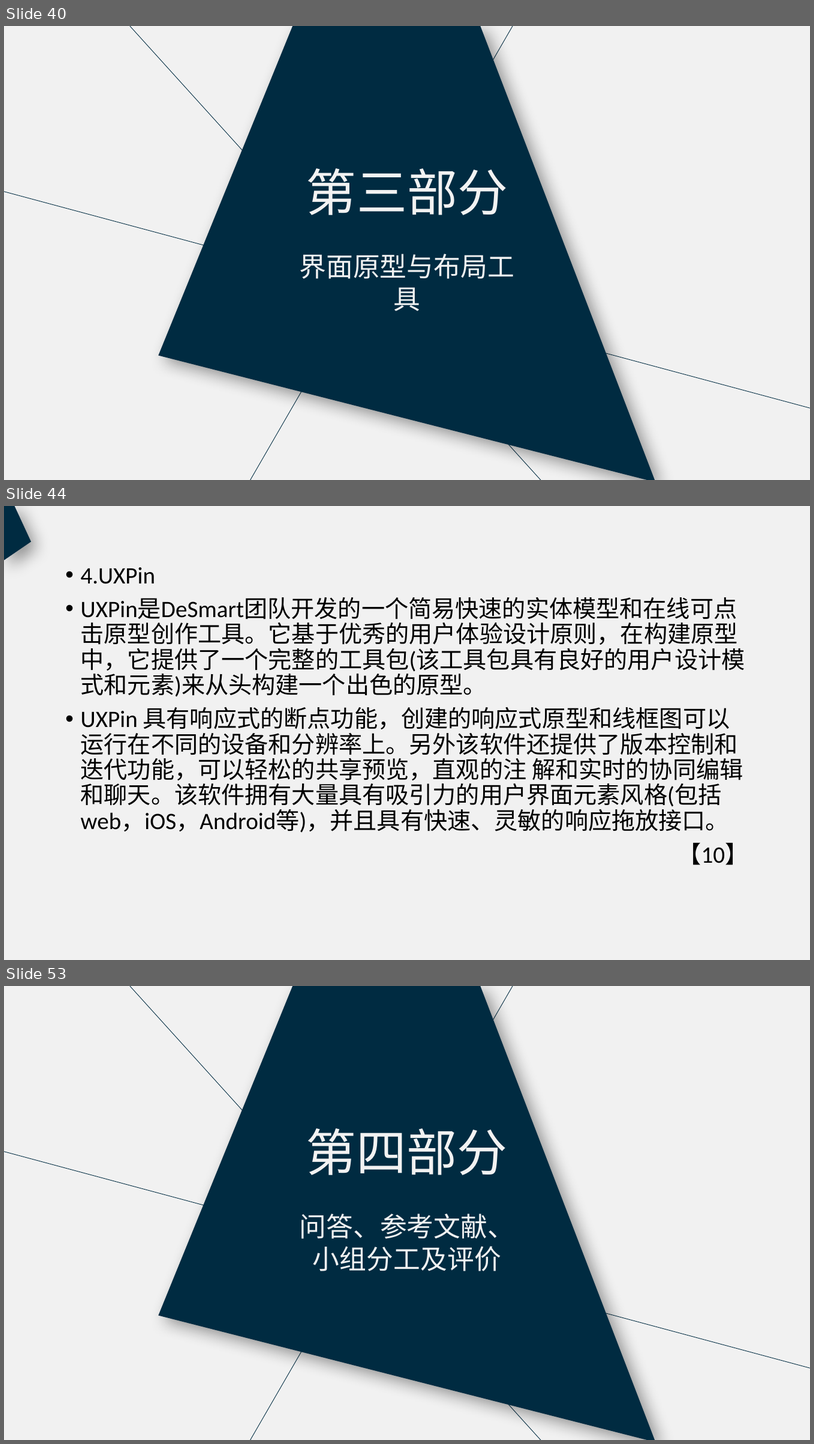
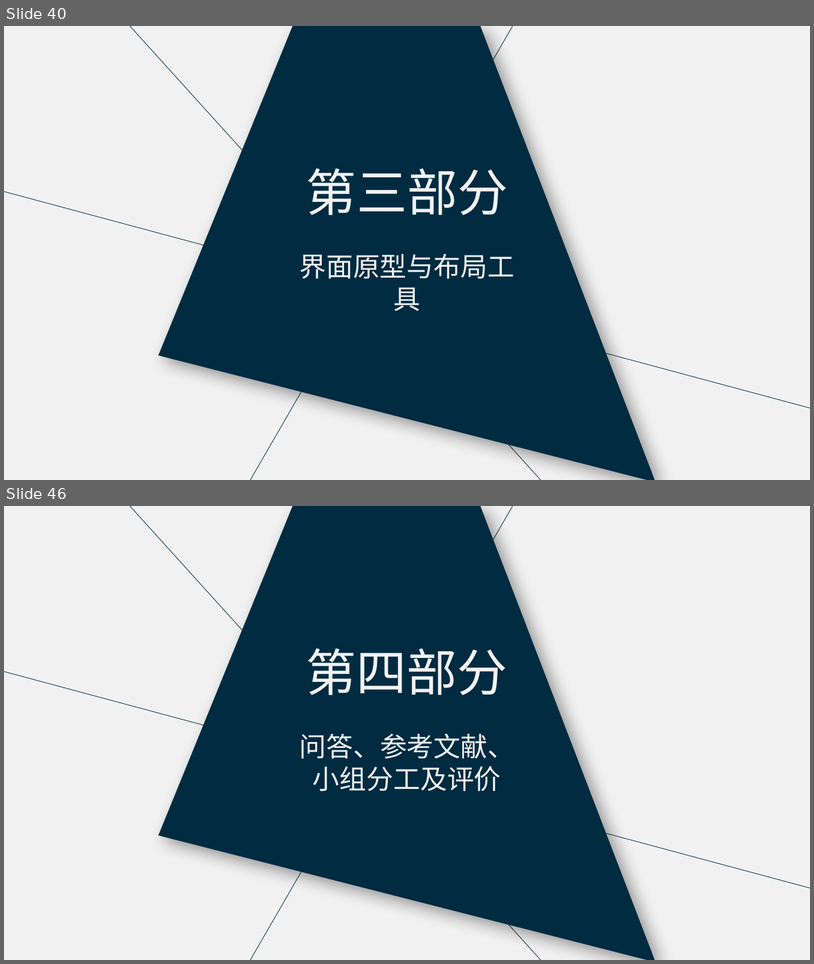
Before and after one commit to PRD2018-G18/PRD2018, a slide deck: 非受控文档/过程文档/UML基础2/UML基础2.pptx. Shown one above the other, each under a label of ours: slides 40, 44 and 53 before the commit, slides 40 and 46 after it; the slides between them are not shown. The pictures are 814x1444 and 814x964 pixels, drawn with LibreOffice and Linux fonts; fonts in the diff are those of the drawing. Boxes give left, top, right and bottom in pixels: in the first picture for what was removed or moved away, otherwise in the second. Text is boxed around its words. In the diff, an @@ line names an element or a change of style, - is before the commit and + after.

```diff
--- a/非受控文档/过程文档/UML基础2/UML基础2.pptx
+++ b/非受控文档/过程文档/UML基础2/UML基础2.pptx
@@ slide 44 removed at box(4, 506, 810, 960), background #F1F1F1 @@
@@ freeform shape removed at box(4, 506, 31, 561) @@
@@ text removed at box(81, 567, 749, 865) @@
-• 4.UXPin
-• UXPin是DeSmart团队开发的一个简易快速的实体模型和在线可点击原型创作工具。它基于优秀的用户体验设计原则，在构建原型中，它提供了一个完整的工具包(该工具包具有良好的用户设计模式和元素)来从头构建一个出色的原型。
-• UXPin 具有响应式的断点功能，创建的响应式原型和线框图可以运行在不同的设备和分辨率上。另外该软件还提供了版本控制和迭代功能，可以轻松的共享预览，直观的注 解和实时的协同编辑和聊天。该软件拥有大量具有吸引力的用户界面元素风格(包括web，iOS，Android等)，并且具有快速、灵敏的响应拖放接口。
-【10】
@@ what was slide 53 is now slide 46 @@
```
Also in this commit, not shown: 9 slides changed, 6 other slides removed.
